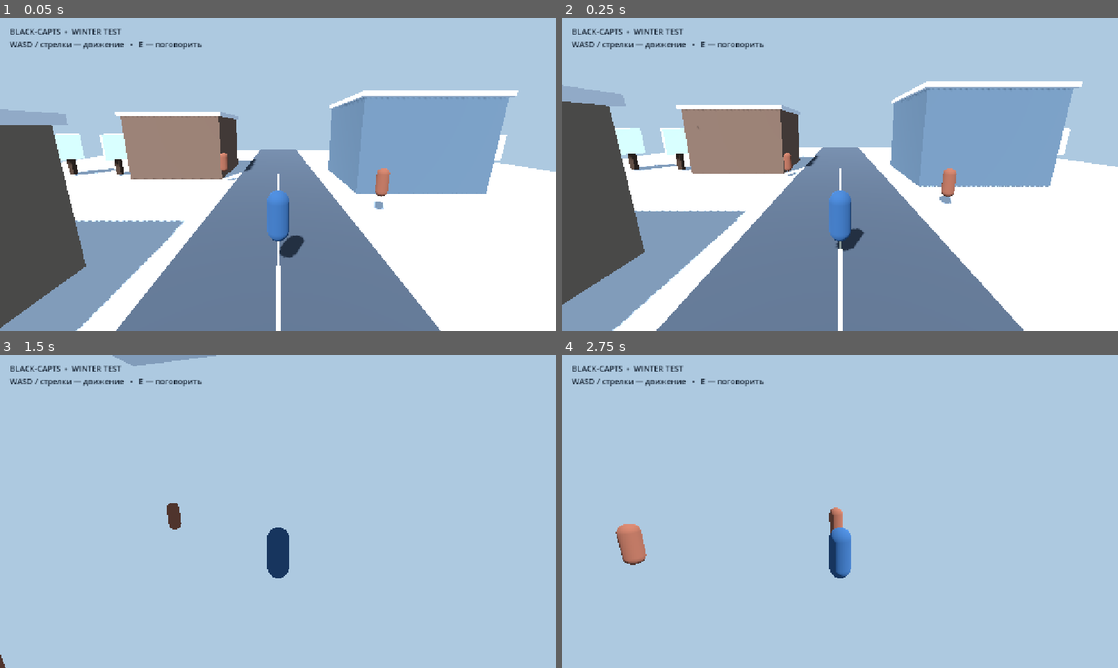
Above: before the commit, frames 1-4 (two rows, left to right).
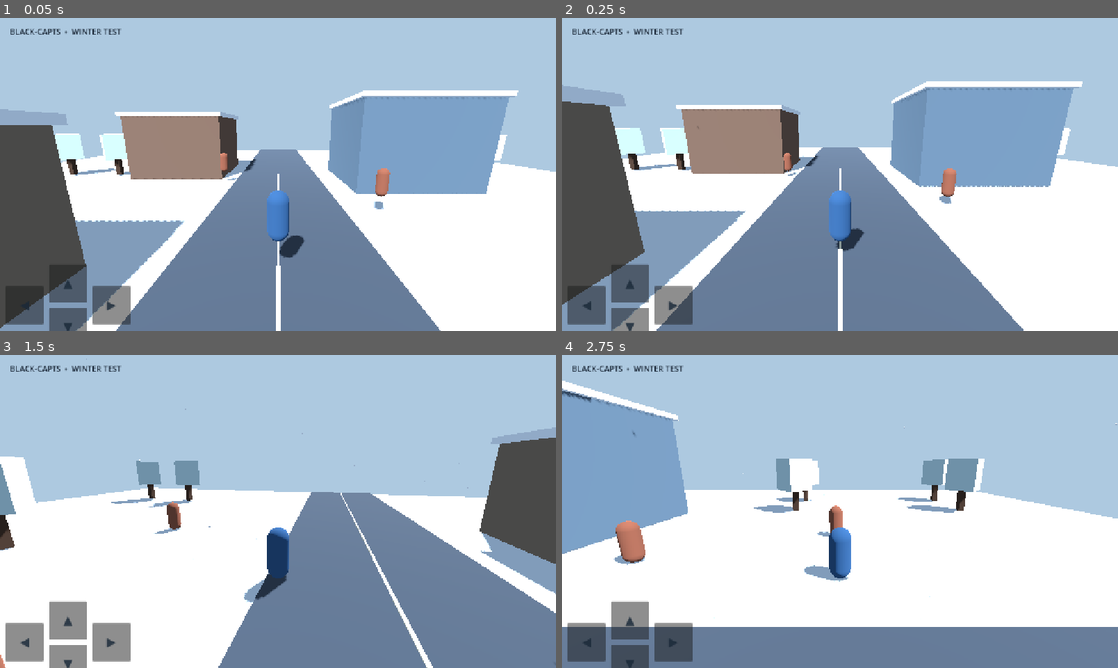
Above: after the commit, the same moments.

Repository: avioverse6-create/BLACK-CAPTS
Game: Godot game, scene res://scenes/main.tscn
Two runs of this game, one before a commit and one after it. Both use one fixed random seed, a clock stepped at 60 frames per second and the inputs below.
Inputs:
- Up to frame 1 (0.05 s): no input
- Up to frame 2 (0.25 s): no input
- Up to frame 3 (1.5 s): hold Right (ui_right) 0.53-1.28 s; hold Down (ui_down) from 1.28 s (still down)
- Up to frame 4 (2.75 s): release Down (ui_down) at 2.03 s; hold Right (ui_right) from 2.03 s (still down)

The runs differ from the first frame. In frame 1, 2.5% of the frame differs, in the area x 1-37%, y 7-100%; in frame 2, 3.2%; in frame 3, 59%; in frame 4, 63%, in the area x 0-100%, y 7-100%.

Commit message:
Add collisions and touch movement controls

Diff:
--- a/scripts/main.gd
+++ b/scripts/main.gd
@@ -13,7 +13,8 @@
 func _make_environment() -> void:
     var world := WorldEnvironment.new()
     var env := Environment.new()
-    env.background_mode = Environment.BG_SKY
+    env.background_mode = Environment.BG_COLOR
+    env.background_color = Color(0.68, 0.79, 0.88)
     env.ambient_light_source = Environment.AMBIENT_SOURCE_COLOR
     env.ambient_light_color = Color(0.68, 0.76, 0.86)
     env.ambient_light_energy = 0.8
@@ -63,17 +64,26 @@
             _tree(Vector3(x, 0, z))
 
 func _box(label: String, at: Vector3, size: Vector3, color: Color) -> MeshInstance3D:
+    var body := StaticBody3D.new()
+    body.name = label + " Collider"
+    body.position = at
+    var collision := CollisionShape3D.new()
+    var shape := BoxShape3D.new()
+    shape.size = size
+    collision.shape = shape
+    body.add_child(collision)
+    add_child(body)
+
     var node := MeshInstance3D.new()
     node.name = label
     var mesh := BoxMesh.new()
     mesh.size = size
     node.mesh = mesh
-    node.position = at
     var mat := StandardMaterial3D.new()
     mat.albedo_color = color
     mat.roughness = 1.0
     node.material_override = mat
-    add_child(node)
+    body.add_child(node)
     return node
 
 func _building(label: String, at: Vector3, size: Vector3, color: Color) -> void:
@@ -81,7 +91,7 @@
     _box(label + " snow roof", at + Vector3(0, size.y + 0.18, 0), Vector3(size.x + 0.5, 0.35, size.z + 0.5), Color(0.93, 0.97, 1.0))
 
 func _tree(at: Vector3) -> void:
-    var trunk := _box("Tree trunk", at + Vector3(0, 1.1, 0), Vector3(0.45, 2.2, 0.45), Color(0.27, 0.20, 0.16))
+    _box("Tree trunk", at + Vector3(0, 1.1, 0), Vector3(0.45, 2.2, 0.45), Color(0.27, 0.20, 0.16))
     var crown := _box("Snowy pine", at + Vector3(0, 3.0, 0), Vector3(2.1, 2.5, 2.1), Color(0.72, 0.83, 0.85))
     crown.rotation_degrees.y = 45
 
@@ -93,19 +103,41 @@
     add_child(player)
 
 func _make_npcs() -> void:
-    for i in range(3):
+    var positions := [Vector3(-5, 1, -4), Vector3(6, 1, 3), Vector3(12, 1, 14)]
+    for i in range(positions.size()):
         var npc := CharacterBody3D.new()
         npc.name = "TownNPC_%d" % (i + 1)
         npc.set_script(NPCScript)
-        npc.position = Vector3([-5.0, 6.0, 12.0][i], 1.0, [-4.0, 3.0, 14.0][i])
+        npc.position = positions[i]
         add_child(npc)
 
 func _make_hud() -> void:
     var layer := CanvasLayer.new()
     add_child(layer)
     var label := Label.new()
-    label.text = "BLACK-CAPTS  •  WINTER TEST\nWASD / стрелки — движение   •   E — поговорить"
+    label.text = "BLACK-CAPTS  •  WINTER TEST"
     label.position = Vector2(22, 18)
     label.add_theme_font_size_override("font_size", 18)
     label.add_theme_color_override("font_color", Color(0.08, 0.13, 0.19))
     layer.add_child(label)
+
+    _add_move_button(layer, "▲", "ui_up", Vector2(112, -154))
+    _add_move_button(layer, "▼", "ui_down", Vector2(112, -54))
+    _add_move_button(layer, "◀", "ui_left", Vector2(12, -104))
+    _add_move_button(layer, "▶", "ui_right", Vector2(212, -104))
+
+func _add_move_button(layer: CanvasLayer, caption: String, action: String, offset: Vector2) -> void:
+    var button := Button.new()
+    button.text = caption
+    button.custom_minimum_size = Vector2(88, 88)
+    button.position = offset
+    button.anchor_left = 0.0
+    button.anchor_top = 1.0
+    button.anchor_right = 0.0
+    button.anchor_bottom = 1.0
+    button.add_theme_font_size_override("font_size", 28)
+    button.add_theme_color_override("font_color", Color(0.1, 0.16, 0.22))
+    button.modulate = Color(1, 1, 1, 0.82)
+    button.button_down.connect(func(): Input.action_press(action))
+    button.button_up.connect(func(): Input.action_release(action))
+    layer.add_child(button)
